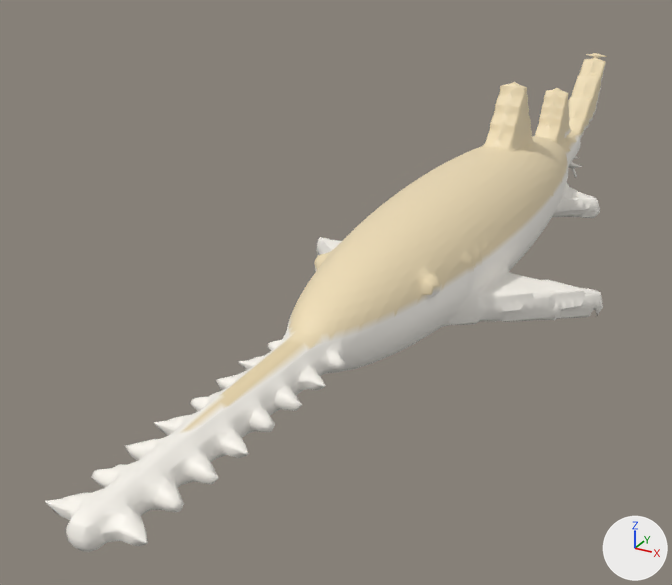
The glTF model pack/sawfish/sawfish.glb: old version first, new version second.
The view is the same before and after, from a 50 mm camera at (1.58, -4.03, 1.44) aimed at (-0.41, -0.41, -0.37). Lighting does not change. The marker at lower right points along +X, +Y and +Z. The first picture is the older version.

The first picture shows 'sawfish'.
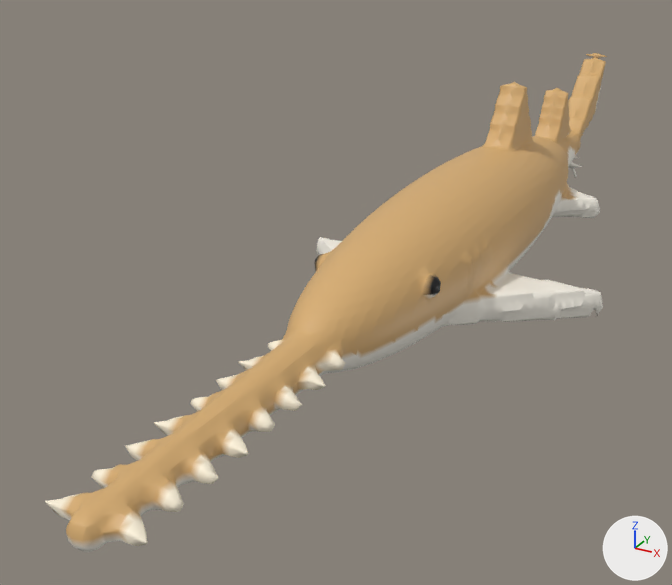
Where the change shows, as pixel boxes [x1, y1, x2, y2] in the pictures (672 x 585 px):
part 1 of me_sawfish, recoloured (darker)
    both: [178, 53, 607, 434]
part 2 of me_sawfish, edited (looks the same)
    both: [65, 150, 603, 552]
part 3 of me_sawfish, recoloured
    both: [61, 55, 606, 549]
part 4 of me_sawfish, recoloured
    both: [45, 55, 603, 549]

The change, as a diff of the scene's bpy script:
```diff
--- a/pack/sawfish/sawfish.glb.py
+++ b/pack/sawfish/sawfish.glb.py
@@ me_sawfish @@
 me_sawfish.from_pydata(...)  # 11756 vertices, 23508 faces; spans x -0.77..0.77, y -2.6..2.6, z -0.47..0.47
 # used by ob_sawfish; location = (0.0, 0.0, 0.0)
+# me_sawfish part 1: 9033 faces centred in x -0.32..0.32, y -2.11..2.59, z -0.1..0.46 are repainted in the vertex colours; the middle colour goes from beige #f1dfb8 to beige #d8ae72
+# me_sawfish part 2: 10367 faces centred in x -0.76..0.76, y -2.59..2.56, z -0.46..0.27 are repainted in the vertex colours; the middle colour goes from white #fdf9f1 to white #fbf6ea
+# me_sawfish part 3: 2953 faces centred in x -0.35..0.35, y -2.6..2.59, z -0.23..0.35 are repainted in the vertex colours; the middle colour goes from white #fdf9f1 to beige #d8ae72
+# me_sawfish part 4: 1155 faces centred in x -0.37..0.38, y -2.6..2.59, z -0.24..0.35 are repainted in the vertex colours; the middle colour goes from white #fdf9f1 to pale yellow #fff4dc
 me_sawfish.materials.append(mat_sawfish_ref)
```
